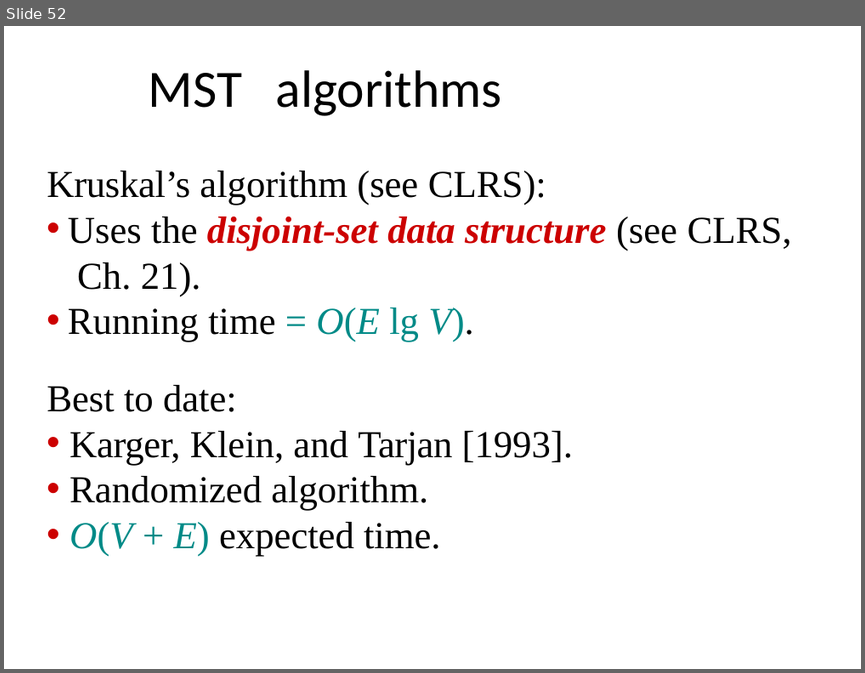
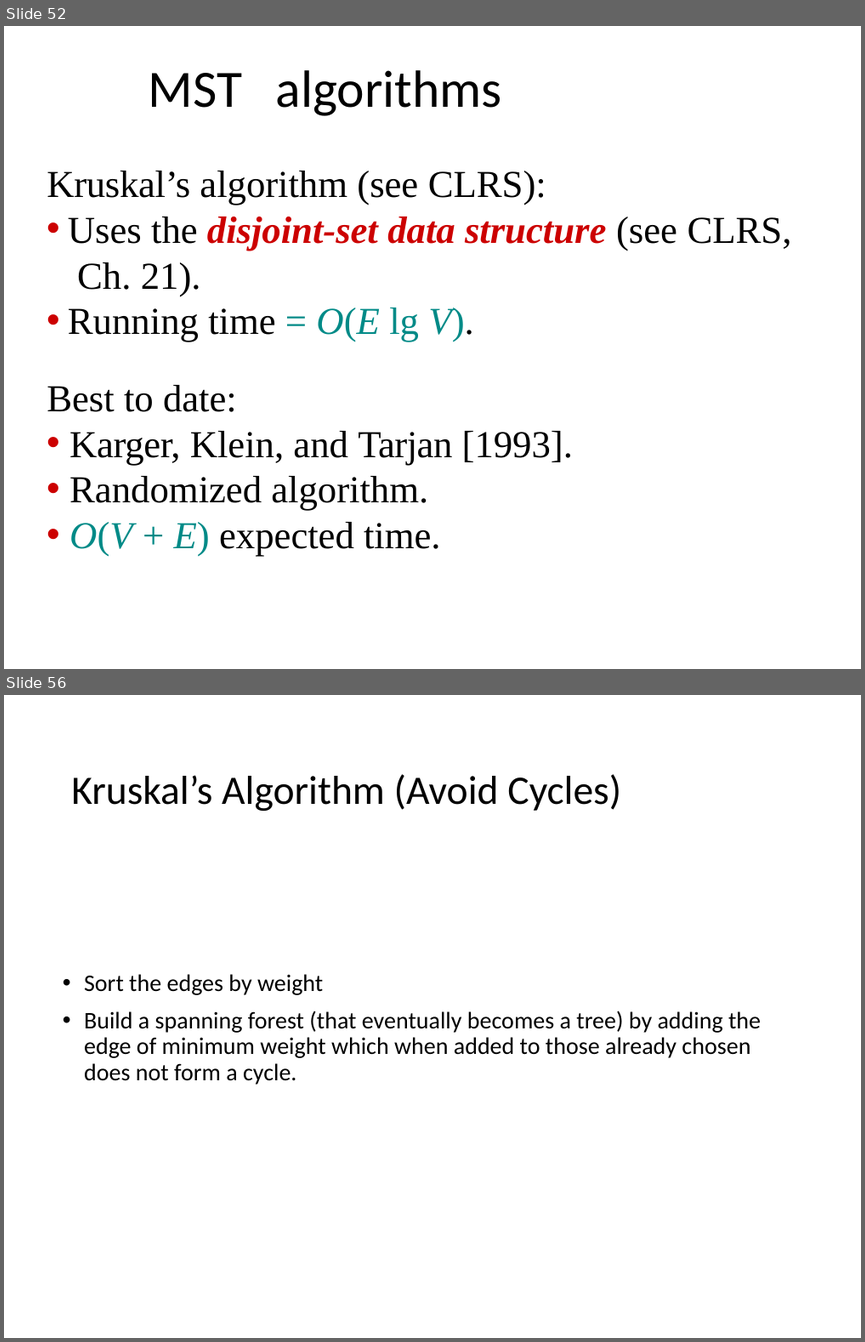
Before and after one commit to yeshwantsingh/DAA, a slide deck: Lecture Slides/Greedy 1.pptx. Shown one above the other, each under a label of ours: slide 52 before the commit, slides 52 and 56 after it; the slides between them are not shown. The pictures are 865x673 and 865x1342 pixels, drawn with LibreOffice and Linux fonts; fonts in the diff are those of the drawing. Boxes give left, top, right and bottom in pixels: in the first picture for what was removed or moved away, otherwise in the second. Text is boxed around its words. In the diff, an @@ line names an element or a change of style, - is before the commit and + after.

```diff
--- a/Lecture Slides/Greedy 1.pptx
+++ b/Lecture Slides/Greedy 1.pptx
@@ slide 56 added at <box>4,695,861,1338</box>, background #FFFFFF @@
@@ title added at <box>71,774,621,811</box>, 34 pt, text #000000 @@
+Kruskal’s Algorithm (Avoid Cycles)
@@ text added at <box>84,974,760,1084</box>, 20 pt, text #000000 @@
+• Sort the edges by weight
+• Build a spanning forest (that eventually becomes a tree) by adding the edge of minimum weight which when added to those already chosen does not form a cycle.
```
Also in this commit, not shown: 12 other slides added, 4 other files.
